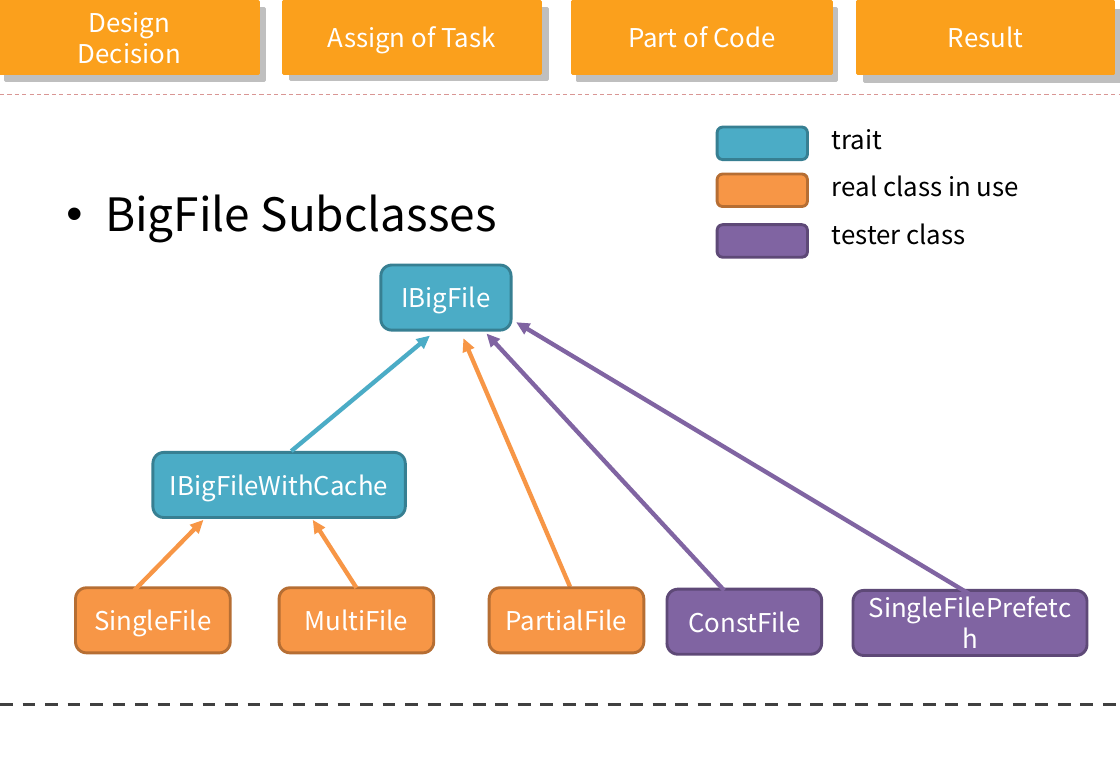
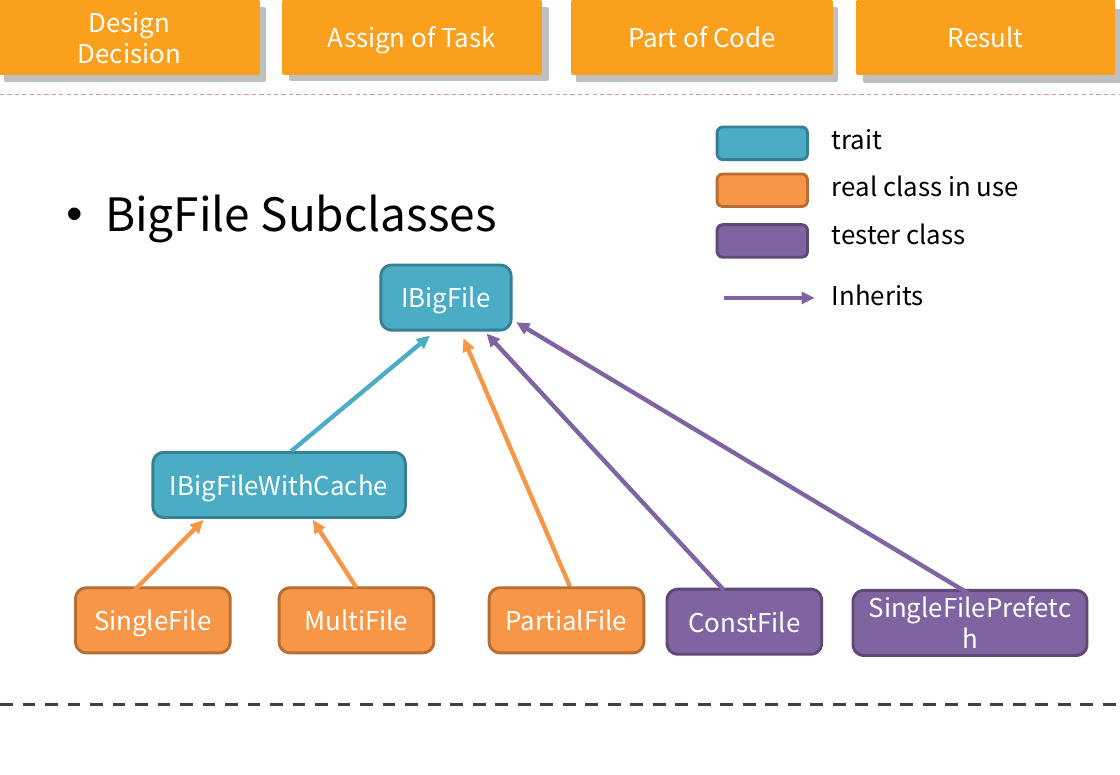
Before and after one commit to clover3/orange, a slide deck: slide 10 of Document/orange_progress.pptx. Drawn at 1120x775 pixels with LibreOffice and Linux fonts; fonts in the diff are those of the drawing; background and template pictures are left out. Boxes give left, top, right and bottom in pixels: in the first picture for what was removed or moved away, otherwise in the second. Text is boxed around its words. In the diff, an @@ line names an element or a change of style, - is before the commit and + after.

```diff
--- a/Document/orange_progress.pptx
+++ b/Document/orange_progress.pptx
@@ arrow added from (724, 298) to (815, 298), #8064A2 3 pt @@
@@ text added at box(832, 284, 924, 306), 18 pt, text #000000 @@
+Inherits
```
Also in this commit, not shown: 4 other slides changed, 2 slides added, 3 slides removed.
